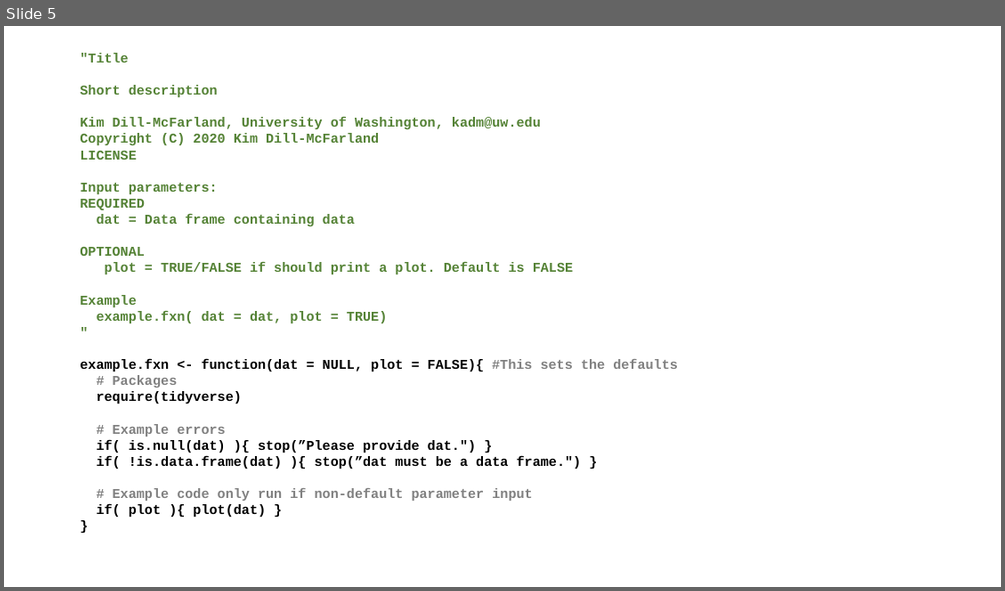
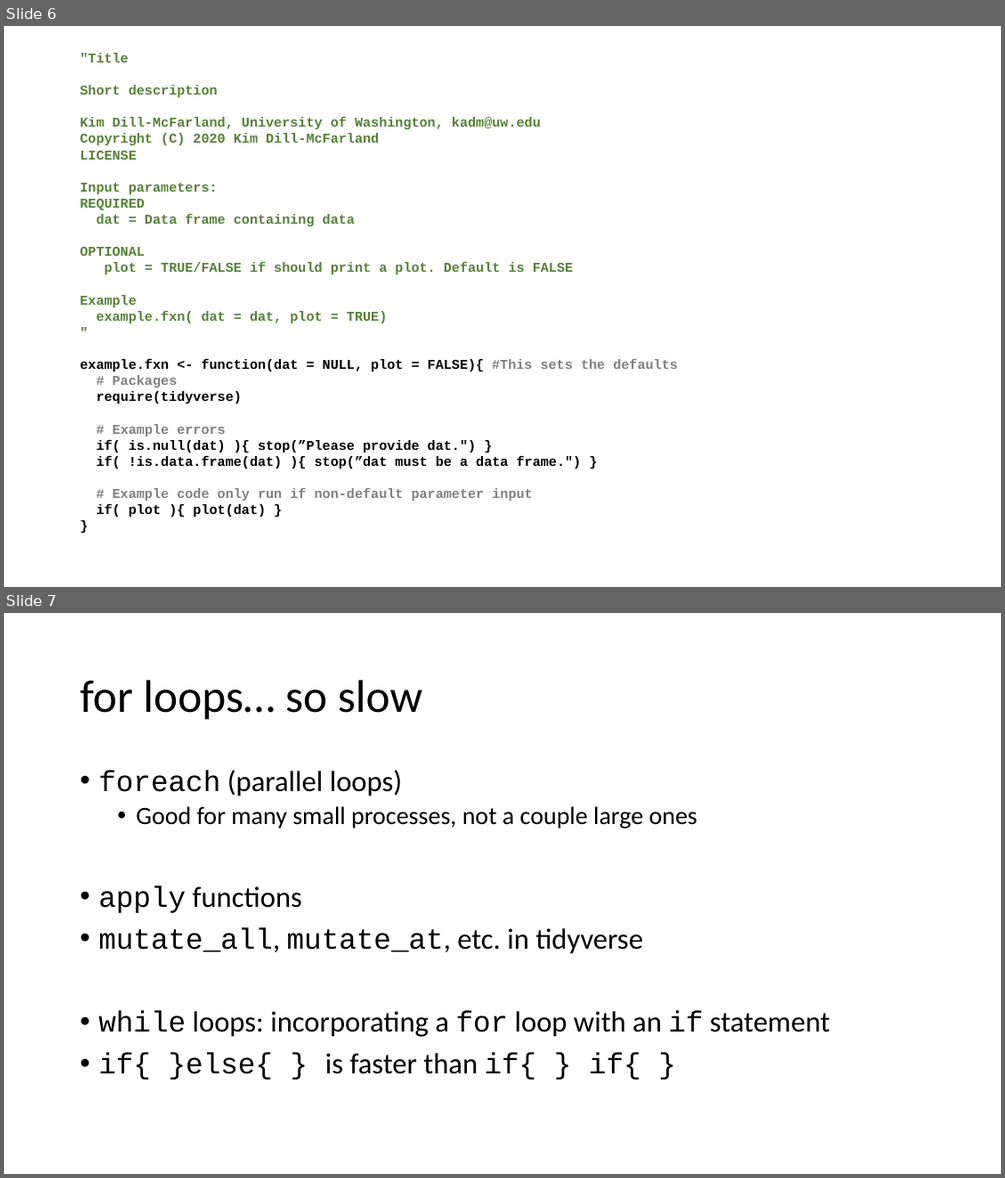
Before and after one commit to hawn-lab/workshops_UW_Seattle, a slide deck: 2020.06.30_R.functions/2020.06.30_R.function.best.practices.pptx. Shown one above the other, each under a label of ours: slide 5 before the commit, slides 6 and 7 after it. The pictures are 1005x591 and 1005x1178 pixels, drawn with LibreOffice and Linux fonts; fonts in the diff are those of the drawing. Boxes give left, top, right and bottom in pixels: in the first picture for what was removed or moved away, otherwise in the second. Text is boxed around its words. In the diff, an @@ line names an element or a change of style, - is before the commit and + after.

```diff
--- a/2020.06.30_R.functions/2020.06.30_R.function.best.practices.pptx
+++ b/2020.06.30_R.functions/2020.06.30_R.function.best.practices.pptx
@@ slide 7 added at bbox=[4, 613, 1001, 1174], background #FFFFFF @@
@@ title added at bbox=[80, 680, 422, 720], 44 pt, text #000000 @@
+for loops… so slow
@@ text added at bbox=[98, 770, 830, 1079], 28 pt, text #000000 @@
+• foreach (parallel loops)
+  • Good for many small processes, not a couple large ones
+• apply functions
+• mutate_all, mutate_at, etc. in tidyverse
+• while loops: incorporating a for loop with an if statement
+• if{ }else{ } is faster than if{ } if{ }
@@ what was slide 5 is now slide 6 @@
```
Also in this commit, not shown: 3 slides changed, 2 other slides added.
